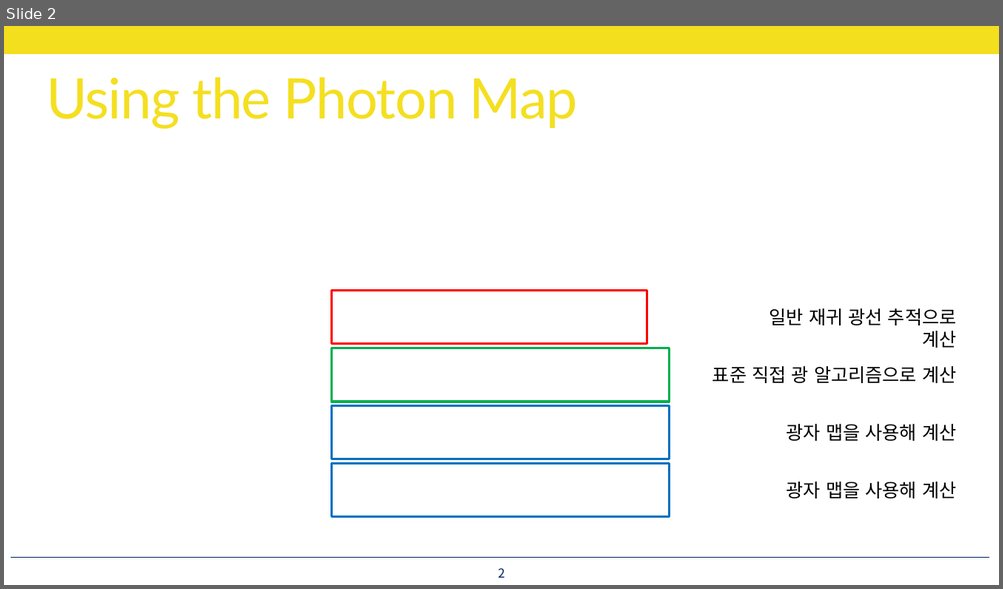
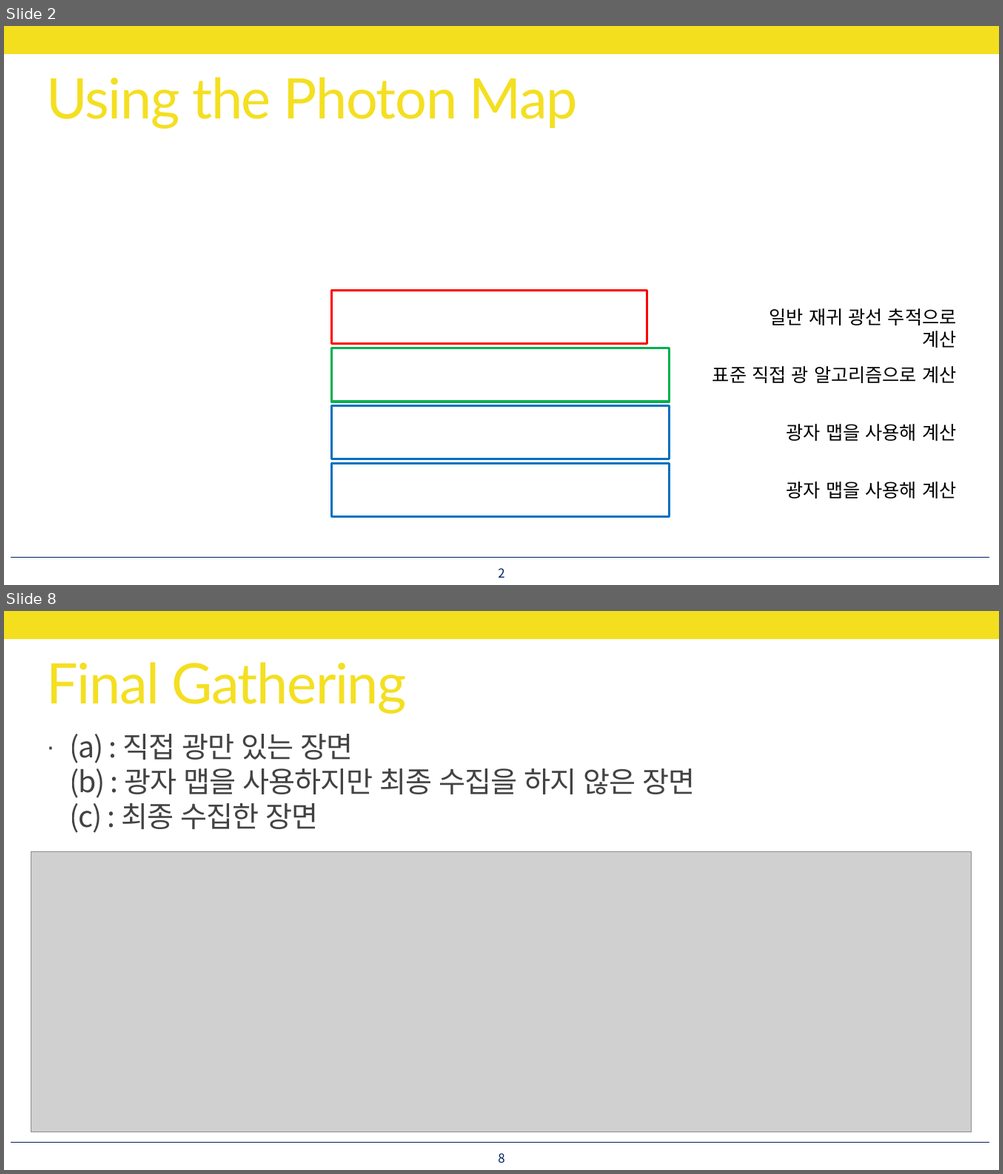
Before and after one commit to utilForever/PBRStudy, a slide deck: Physically Based Rendering - Chapter 15, Part 6.pptx. Shown one above the other, each under a label of ours: slide 2 before the commit, slides 2 and 8 after it; the slides between them are not shown. The pictures are 1003x589 and 1003x1174 pixels, drawn with LibreOffice and Linux fonts; fonts in the diff are those of the drawing; grey boxes stand for pictures. Boxes give left, top, right and bottom in pixels: in the first picture for what was removed or moved away, otherwise in the second. Text is boxed around its words. In the diff, an @@ line names an element or a change of style, - is before the commit and + after.

```diff
--- a/Physically Based Rendering - Chapter 15, Part 6.pptx
+++ b/Physically Based Rendering - Chapter 15, Part 6.pptx
@@ slide 8 added at bbox=[4, 611, 999, 1170], background #FFFFFF; not listed: 2 template elements that a slide beside it also shows @@
@@ title added at bbox=[46, 662, 407, 714], 54 pt, text #F4DF1E @@
+Final Gathering
@@ text added at bbox=[70, 734, 695, 833], 28 pt, text #404040 @@
+· (a) : 직접 광만 있는 장면
+  (b) : 광자 맵을 사용하지만 최종 수집을 하지 않은 장면
+  (c) : 최종 수집한 장면
@@ picture added at bbox=[31, 852, 972, 1133] @@
@@ page number added at bbox=[498, 1153, 504, 1163], 12 pt, text #002060 @@
+8
```
Also in this commit, not shown: 27 other slides added.
